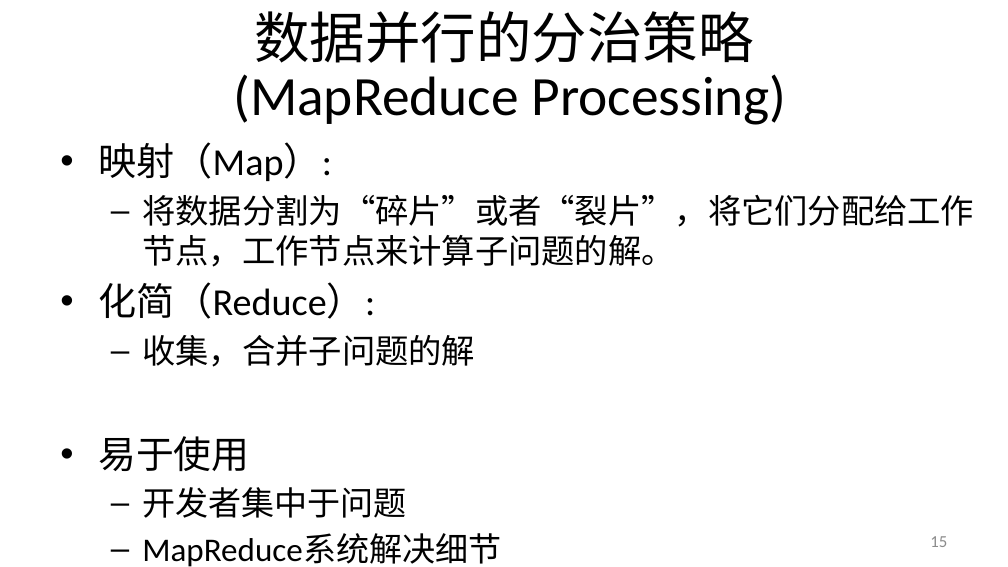
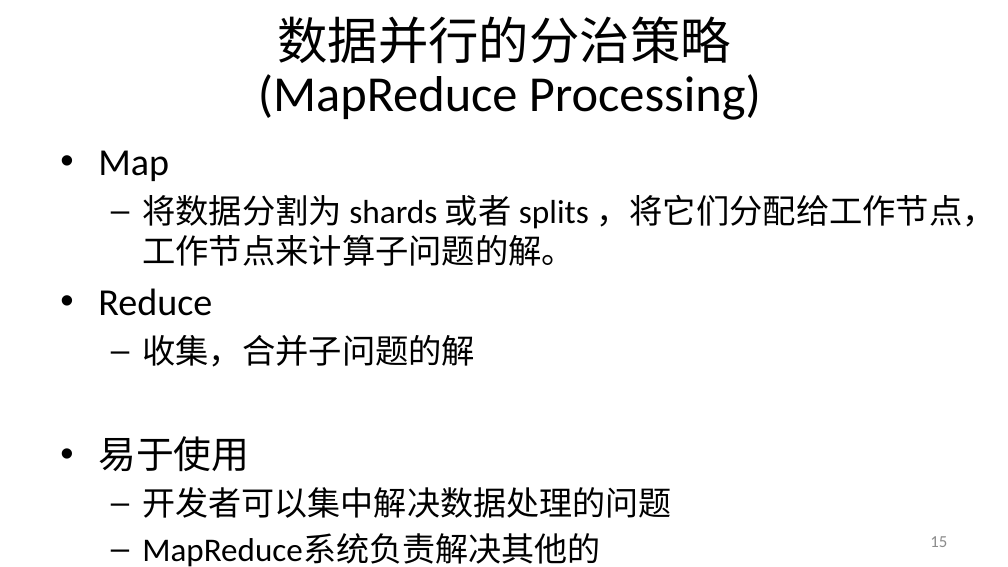
Before and after one commit to alxsoares/Foundations-of-Big-Data-System, a slide deck: slide 15 of Architecture/bigdata_B_mapreduce_translated.pptx. Drawn at 1008x567 pixels with LibreOffice and Linux fonts; fonts in the diff are those of the drawing. Boxes give left, top, right and bottom in pixels: in the first picture for what was removed or moved away, otherwise in the second. Text is boxed around its words. In the diff, an @@ line names an element or a change of style, - is before the commit and + after.

```diff
--- a/Architecture/bigdata_B_mapreduce_translated.pptx
+++ b/Architecture/bigdata_B_mapreduce_translated.pptx
@@ title "数据并行的分治策略 (MapReduce Processing)" at box(258, 16, 761, 120): size 39.6 to 36 pt @@
@@ text at box(98, 150, 995, 316): text changed @@
-• 映射（Map）:
-  – 将数据分割为“碎片”或者“裂片”，将它们分配给工作节点，工作节点来计算子问题的解。
-• 化简（Reduce）:
+• Map
+  – 将数据分割为 shards 或者 splits ，将它们分配给工作节点，工作节点来计算子问题的解。
+• Reduce
@@ text at box(142, 487, 671, 518): text changed @@
-  – 开发者集中于问题
-  – MapReduce系统解决细节
+  – 开发者可以集中解决数据处理的问题
+  – MapReduce系统负责解决其他的
```
Also in this commit, not shown: 38 other slides changed, 1 slide added.
